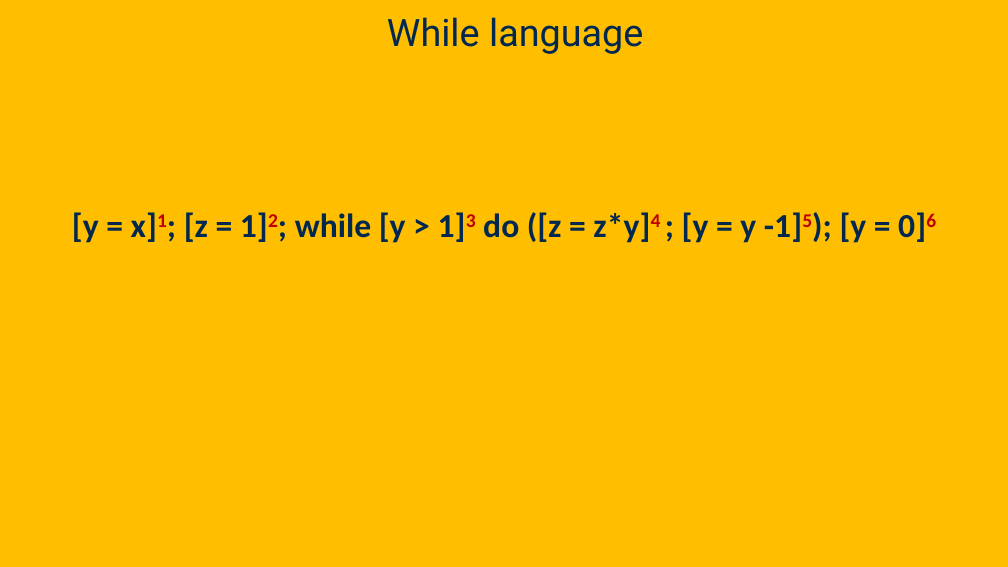
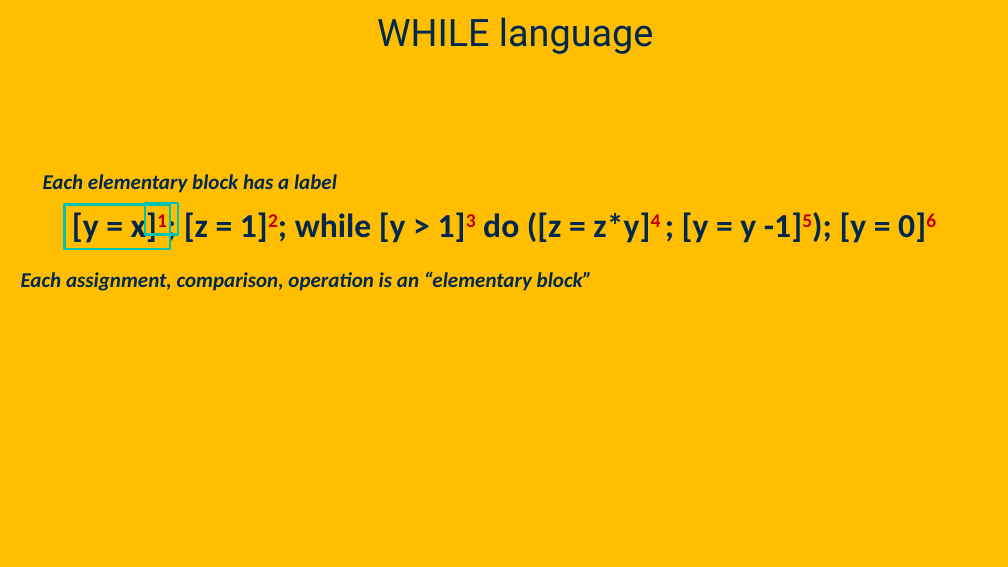
Before and after one commit to davsec-teaching/ECS289C-Spring2025, a slide deck: slide 14 of slides/3_data_flow_analysis.pptx. Drawn at 1008x567 pixels with LibreOffice and Linux fonts; fonts in the diff are those of the drawing; background and template pictures are left out. Boxes give left, top, right and bottom in pixels: in the first picture for what was removed or moved away, otherwise in the second. Text is boxed around its words. In the diff, an @@ line names an element or a change of style, - is before the commit and + after.

```diff
--- a/slides/3_data_flow_analysis.pptx
+++ b/slides/3_data_flow_analysis.pptx
@@ title at [377, 17, 653, 54]: text changed @@
-While language
+WHILE language
@@ text added at [43, 174, 337, 193], 20 pt, text #022850, bold, italic @@
+Each elementary block has a label
@@ rectangle added at [64, 205, 169, 250], outline #00C4B2 2.25 pt @@
@@ rectangle added at [145, 203, 178, 234], outline #00C4B2 2.25 pt @@
@@ text added at [21, 271, 592, 291], 20 pt, text #022850, bold, italic @@
+Each assignment, comparison, operation is an “elementary block”
```
Also in this commit, not shown: 50 other slides changed, 4 slides added.
